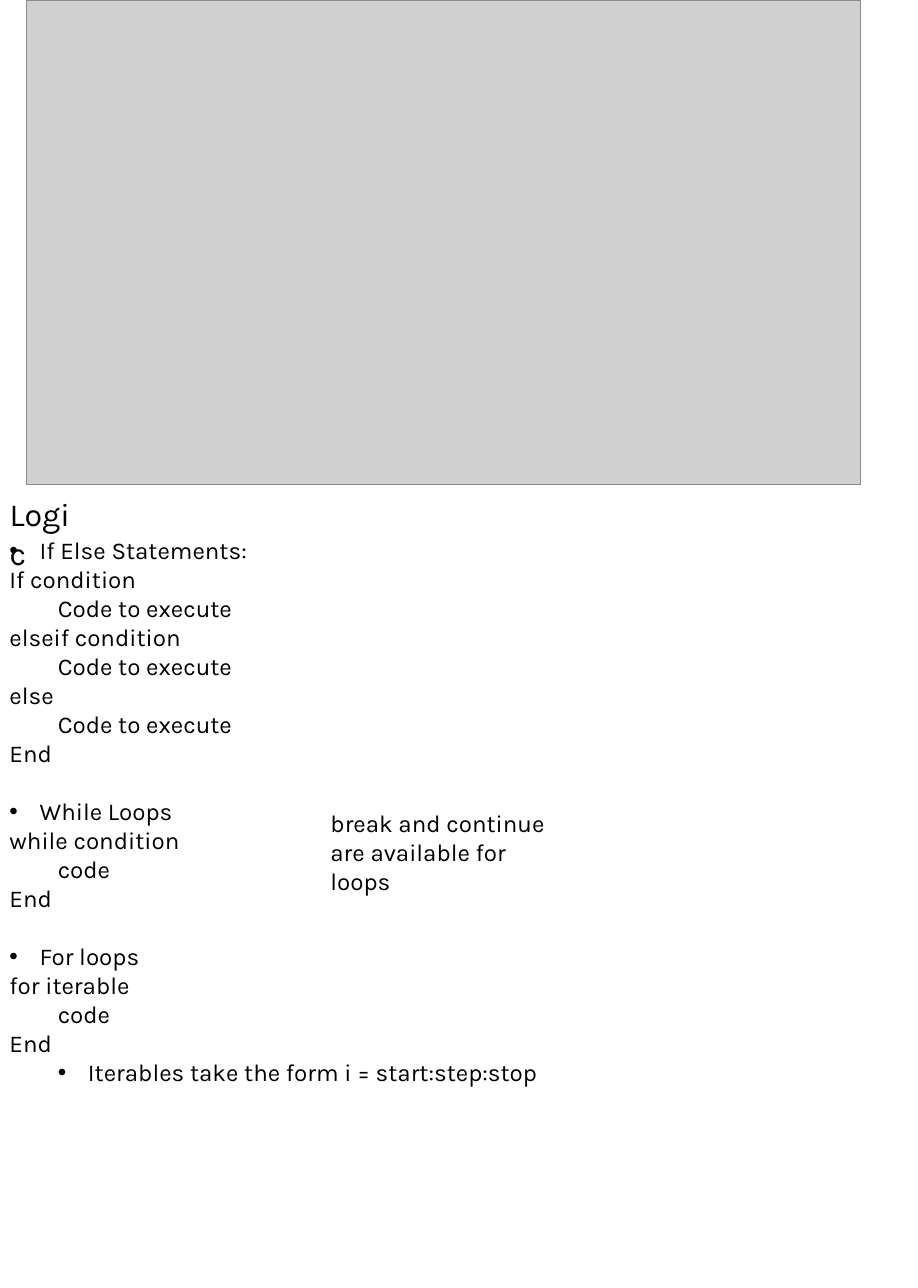
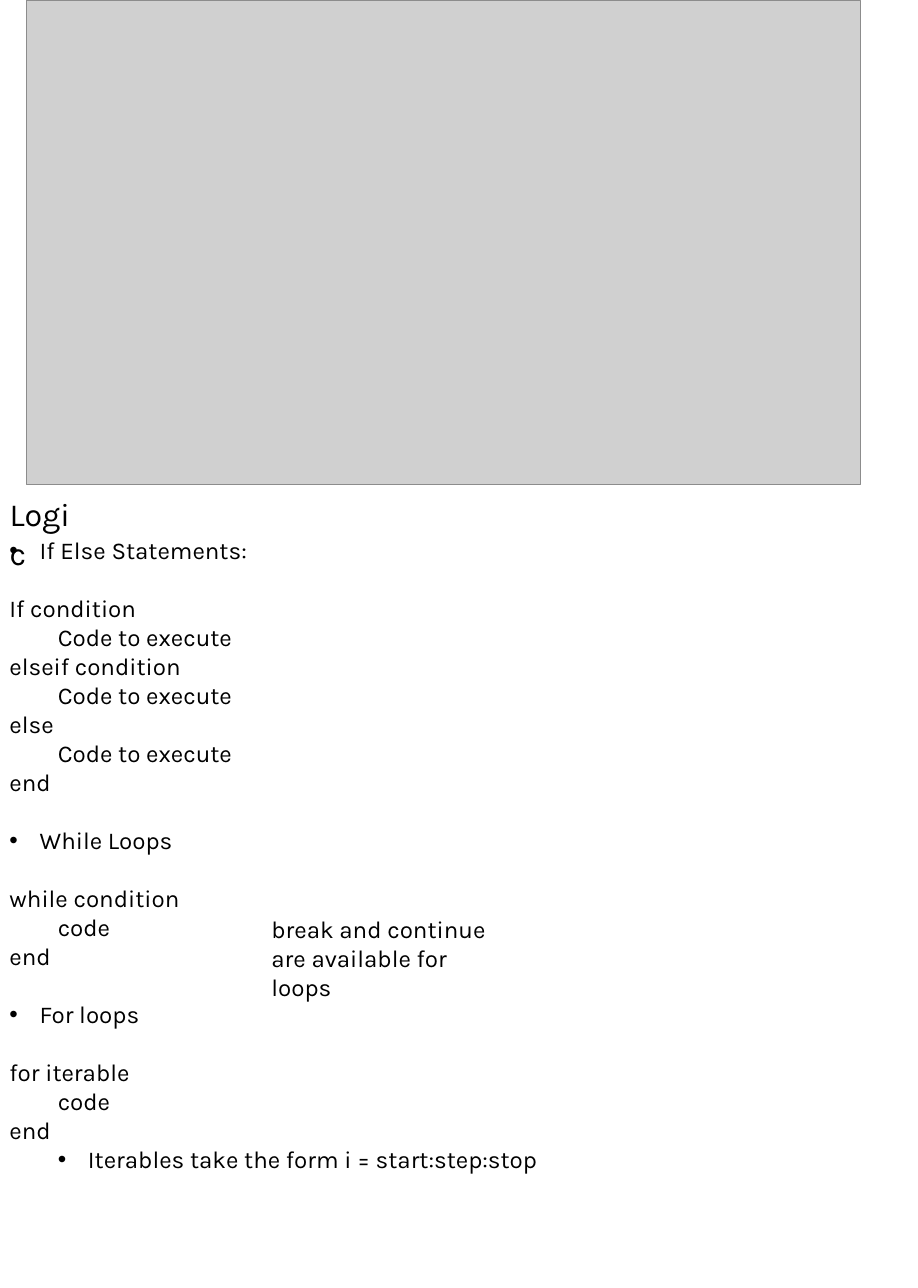
Before and after one commit to 1980s-Space-Guy/Fall24Classes, a slide deck: slide 11 of NumericalAnalysis.pptx. Drawn at 918x1288 pixels with LibreOffice and Linux fonts; fonts in the diff are those of the drawing; grey boxes stand for pictures. Boxes give left, top, right and bottom in pixels: in the first picture for what was removed or moved away, otherwise in the second. Text is boxed around its words. In the diff, an @@ line names an element or a change of style, - is before the commit and + after.

```diff
--- a/NumericalAnalysis.pptx
+++ b/NumericalAnalysis.pptx
@@ text at (x1=9, y1=774, x2=50, y2=792): text changed @@
-End
+end
@@ text "break and continue are available ..." moved from (x1=330, y1=815, x2=544, y2=896) to (x1=271, y1=921, x2=485, y2=1001) @@
@@ text at (x1=9, y1=948, x2=50, y2=966): text changed @@
-End
+end
@@ text at (x1=9, y1=1122, x2=50, y2=1140): text changed @@
-End
+end
```
Also in this commit, not shown: 2 other slides changed, 1 other file.
